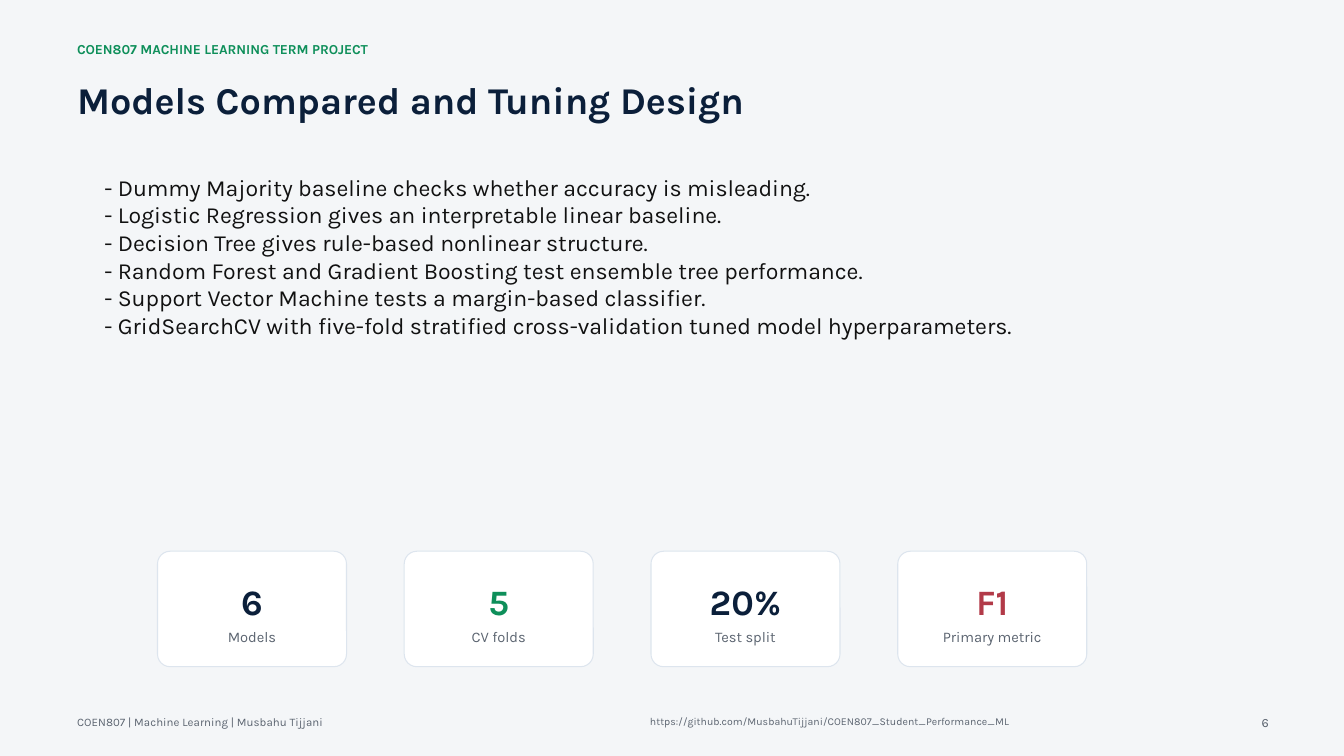
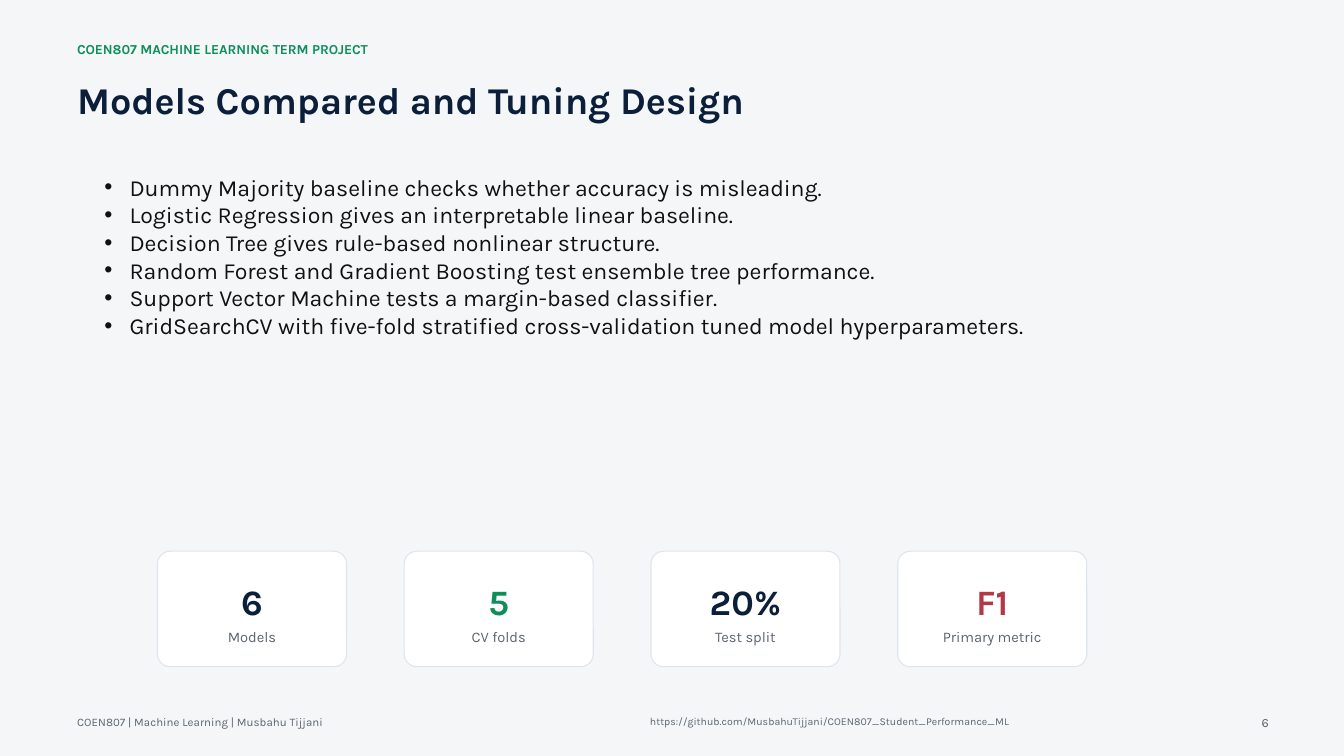
Before and after one commit to MusbahuTijjani/COEN807_Student_Performance_ML, a slide deck: slide 6 of slides/COEN807_Project_Presentation.pptx. Drawn at 1344x756 pixels with LibreOffice and Linux fonts; fonts in the diff are those of the drawing. Boxes give left, top, right and bottom in pixels: in the first picture for what was removed or moved away, otherwise in the second. Text is boxed around its words. In the diff, an @@ line names an element or a change of style, - is before the commit and + after.

```diff
--- a/slides/COEN807_Project_Presentation.pptx
+++ b/slides/COEN807_Project_Presentation.pptx
@@ text at [130, 180, 1024, 340]: text changed @@
-- Dummy Majority baseline checks whether accuracy is misleading.
-- Logistic Regression gives an interpretable linear baseline.
-- Decision Tree gives rule-based nonlinear structure.
-- Random Forest and Gradient Boosting test ensemble tree performance.
-- Support Vector Machine tests a margin-based classifier.
-- GridSearchCV with five-fold stratified cross-validation tuned model hyperparameters.
+• Dummy Majority baseline checks whether accuracy is misleading.
+• Logistic Regression gives an interpretable linear baseline.
+• Decision Tree gives rule-based nonlinear structure.
+• Random Forest and Gradient Boosting test ensemble tree performance.
+• Support Vector Machine tests a margin-based classifier.
+• GridSearchCV with five-fold stratified cross-validation tuned model hyperparameters.
```
Also in this commit, not shown: 6 other slides changed.
